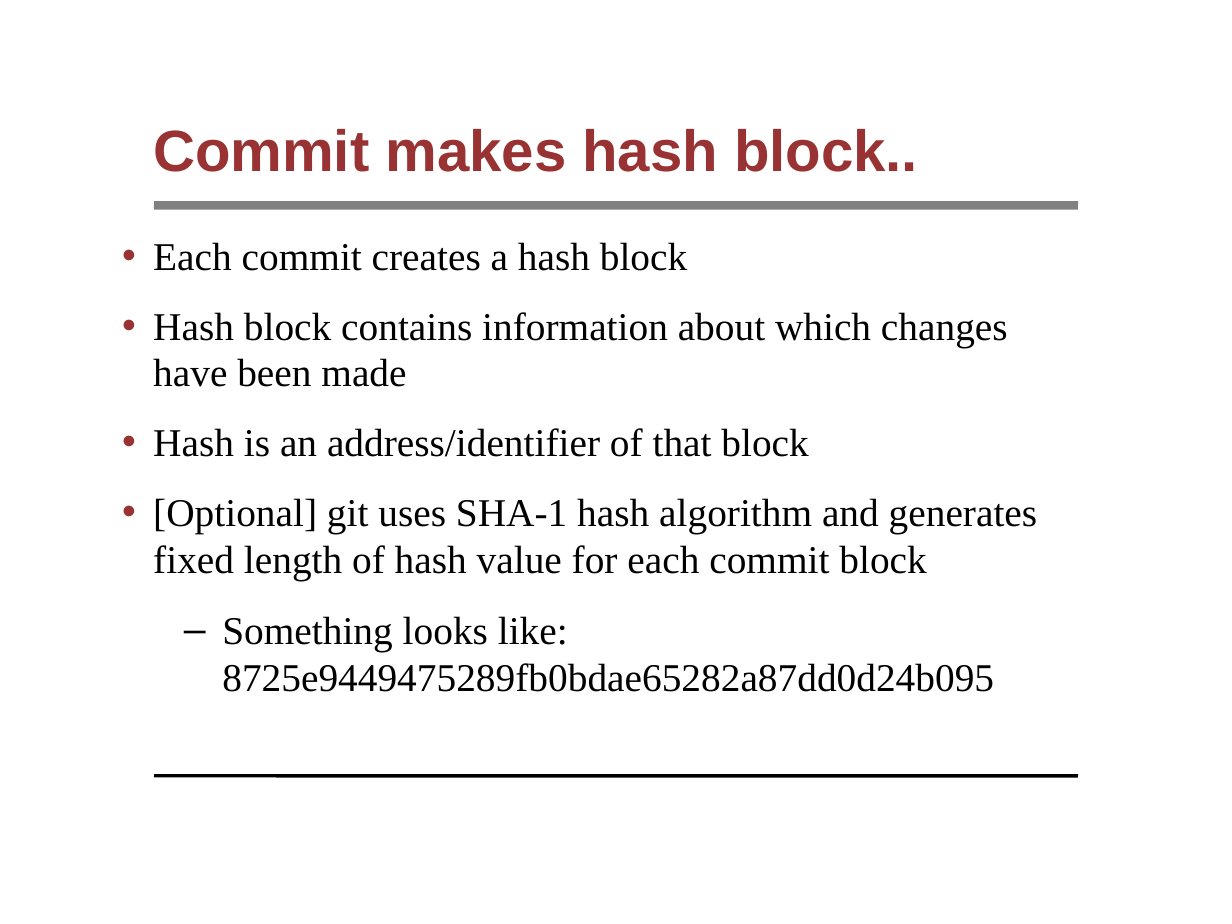
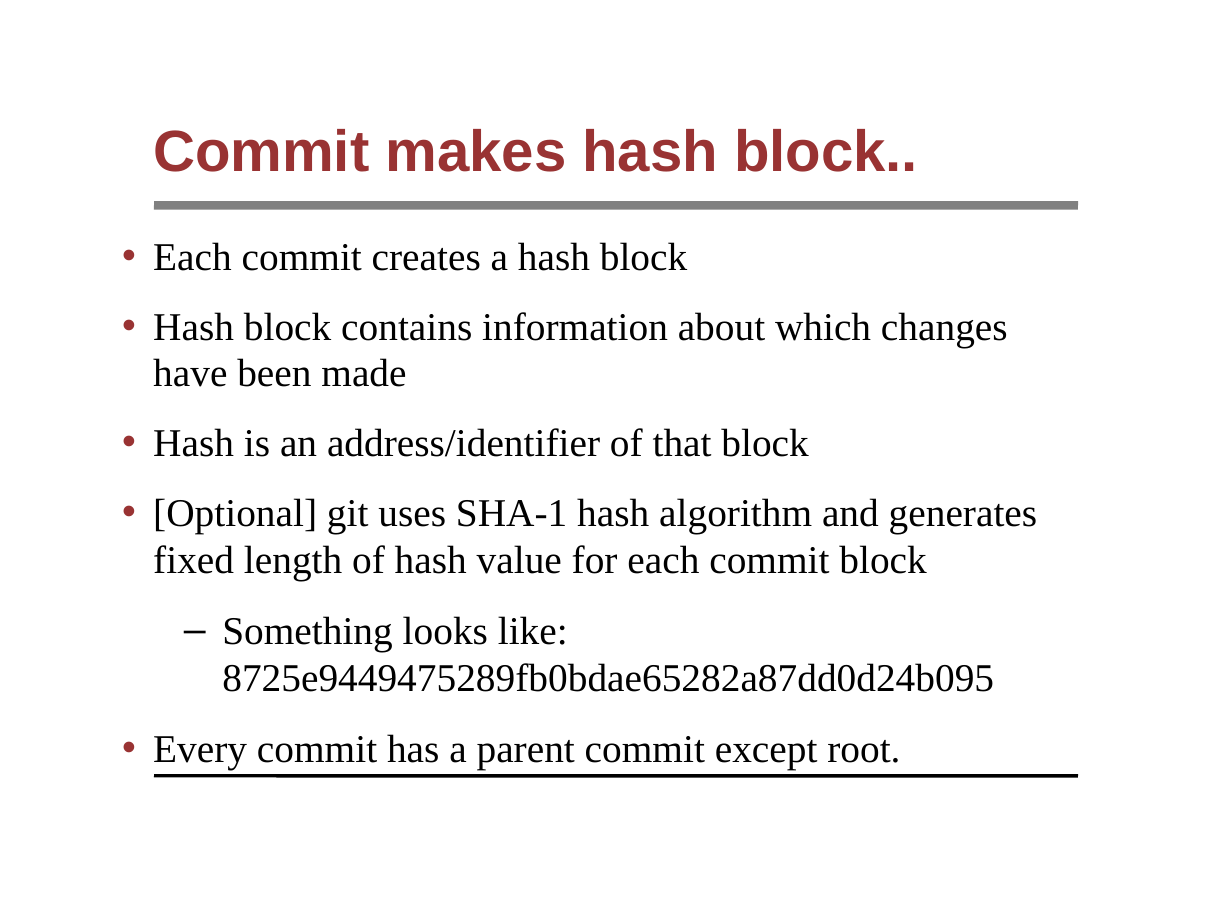
Before and after one commit to syyunn/pml-git, a slide deck: slide 16 of file-changes/main.ppt. Drawn at 1232x924 pixels with LibreOffice and Linux fonts; fonts in the diff are those of the drawing; background and template pictures are left out. Boxes give left, top, right and bottom in pixels: in the first picture for what was removed or moved away, otherwise in the second. Text is boxed around its words. In the diff, an @@ line names an element or a change of style, - is before the commit and + after.

```diff
--- a/file-changes/main.ppt
+++ b/file-changes/main.ppt
@@ text at (153,734,900,771): paragraph added @@
+• Every commit has a parent commit except root.
```
Also in this commit, not shown: 1 other slide changed, 13 slides added, 1 other file.
